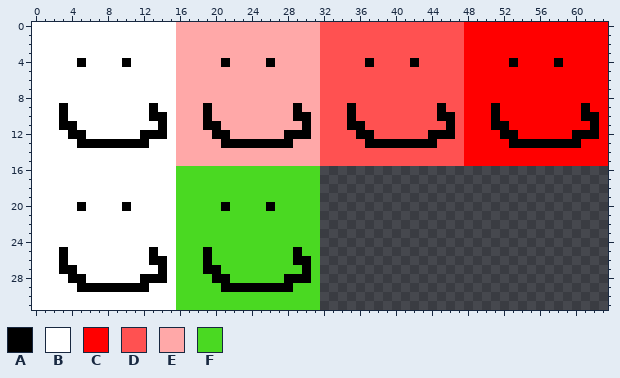
A pixel-art file gets an edit: DungeonCrawler/src/sprites/test_sprite_sheet.aseprite. This is how it looked before the edit.
64x32 pixels, 1 frame.
Visible layers, top first: "Layer 2", "Layer 1".
Palette (. is transparent): A #000000  B #ffffff  C #ff0000  D #ff5151  E #ffa8a8  F #4ad922
Pixels before, first column x 0:
 0 BBBBBBBBBBBBBBBBEEEEEEEEEEEEEEEEDDDDDDDDDDDDDDDDCCCCCCCCCCCCCCCC
 1 BBBBBBBBBBBBBBBBEEEEEEEEEEEEEEEEDDDDDDDDDDDDDDDDCCCCCCCCCCCCCCCC
 2 BBBBBBBBBBBBBBBBEEEEEEEEEEEEEEEEDDDDDDDDDDDDDDDDCCCCCCCCCCCCCCCC
 3 BBBBBBBBBBBBBBBBEEEEEEEEEEEEEEEEDDDDDDDDDDDDDDDDCCCCCCCCCCCCCCCC
 4 BBBBBABBBBABBBBBEEEEEAEEEEAEEEEEDDDDDADDDDADDDDDCCCCCACCCCACCCCC
 5 BBBBBBBBBBBBBBBBEEEEEEEEEEEEEEEEDDDDDDDDDDDDDDDDCCCCCCCCCCCCCCCC
 6 BBBBBBBBBBBBBBBBEEEEEEEEEEEEEEEEDDDDDDDDDDDDDDDDCCCCCCCCCCCCCCCC
 7 BBBBBBBBBBBBBBBBEEEEEEEEEEEEEEEEDDDDDDDDDDDDDDDDCCCCCCCCCCCCCCCC
 8 BBBBBBBBBBBBBBBBEEEEEEEEEEEEEEEEDDDDDDDDDDDDDDDDCCCCCCCCCCCCCCCC
 9 BBBABBBBBBBBBABBEEEAEEEEEEEEEAEEDDDADDDDDDDDDADDCCCACCCCCCCCCACC
10 BBBABBBBBBBBBAABEEEAEEEEEEEEEAAEDDDADDDDDDDDDAADCCCACCCCCCCCCAAC
11 BBBAABBBBBBBBBABEEEAAEEEEEEEEEAEDDDAADDDDDDDDDADCCCAACCCCCCCCCAC
12 BBBBAABBBBBBAAABEEEEAAEEEEEEAAAEDDDDAADDDDDDAAADCCCCAACCCCCCAAAC
13 BBBBBAAAAAAAABBBEEEEEAAAAAAAAEEEDDDDDAAAAAAAADDDCCCCCAAAAAAAACCC
14 BBBBBBBBBBBBBBBBEEEEEEEEEEEEEEEEDDDDDDDDDDDDDDDDCCCCCCCCCCCCCCCC
15 BBBBBBBBBBBBBBBBEEEEEEEEEEEEEEEEDDDDDDDDDDDDDDDDCCCCCCCCCCCCCCCC
16 BBBBBBBBBBBBBBBBFFFFFFFFFFFFFFFF................................
17 BBBBBBBBBBBBBBBBFFFFFFFFFFFFFFFF................................
18 BBBBBBBBBBBBBBBBFFFFFFFFFFFFFFFF................................
19 BBBBBBBBBBBBBBBBFFFFFFFFFFFFFFFF................................
20 BBBBBABBBBABBBBBFFFFFAFFFFAFFFFF................................
21 BBBBBBBBBBBBBBBBFFFFFFFFFFFFFFFF................................
22 BBBBBBBBBBBBBBBBFFFFFFFFFFFFFFFF................................
23 BBBBBBBBBBBBBBBBFFFFFFFFFFFFFFFF................................
24 BBBBBBBBBBBBBBBBFFFFFFFFFFFFFFFF................................
25 BBBABBBBBBBBBABBFFFAFFFFFFFFFAFF................................
26 BBBABBBBBBBBBAABFFFAFFFFFFFFFAAF................................
27 BBBAABBBBBBBBBABFFFAAFFFFFFFFFAF................................
28 BBBBAABBBBBBAAABFFFFAAFFFFFFAAAF................................
29 BBBBBAAAAAAAABBBFFFFFAAAAAAAAFFF................................
30 BBBBBBBBBBBBBBBBFFFFFFFFFFFFFFFF................................
31 BBBBBBBBBBBBBBBBFFFFFFFFFFFFFFFF................................
New version:
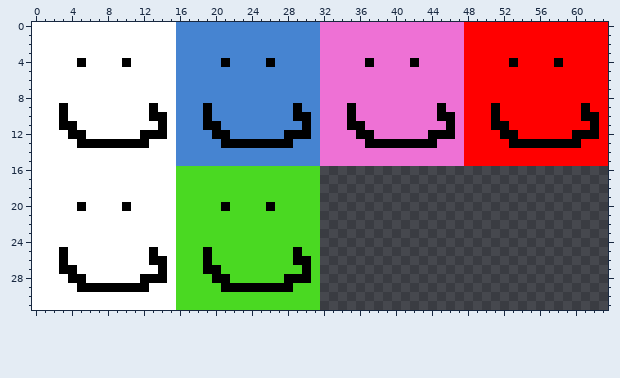
Edits made:
Colour D changes from #ff5151 to #ee71d5.
Colour E changes from #ffa8a8 to #4684d1.
Boxes around the changes in both pictures, in picture pixels (x1, y1, x2, y2):
changed: (176, 22, 464, 166)
